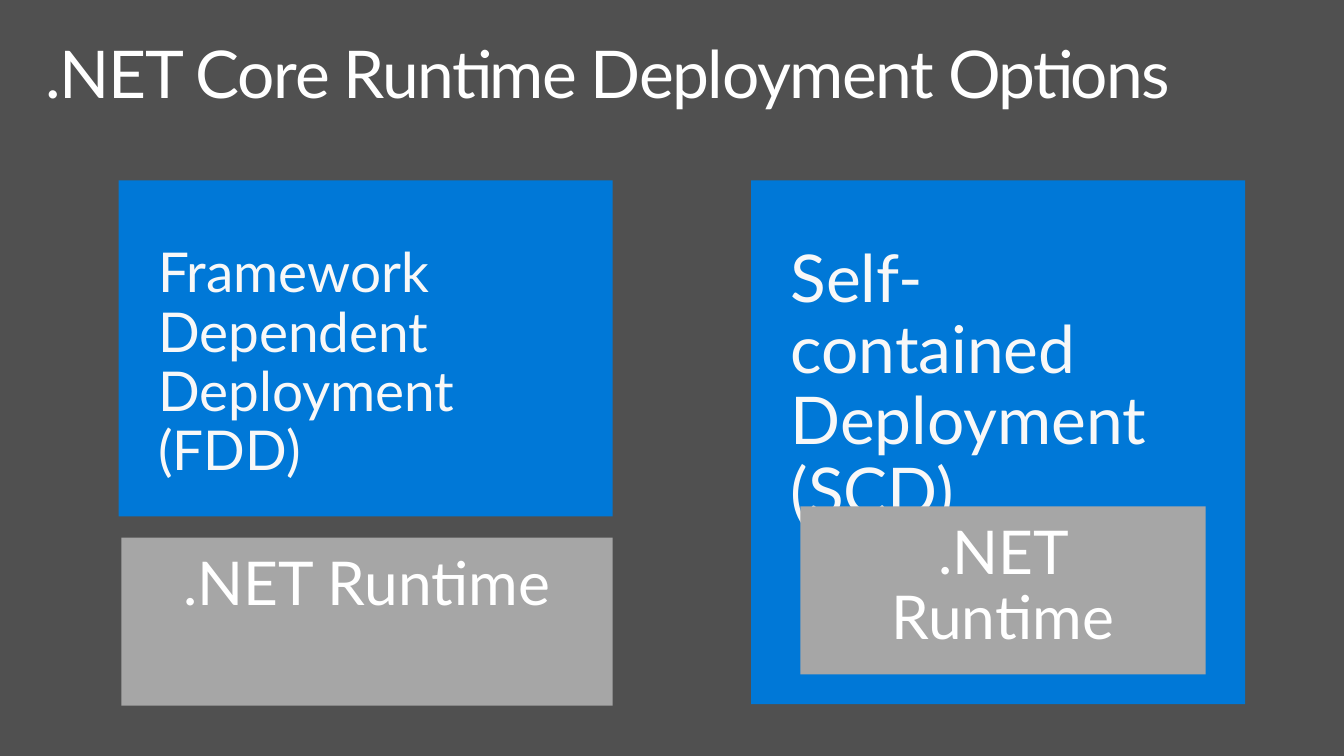
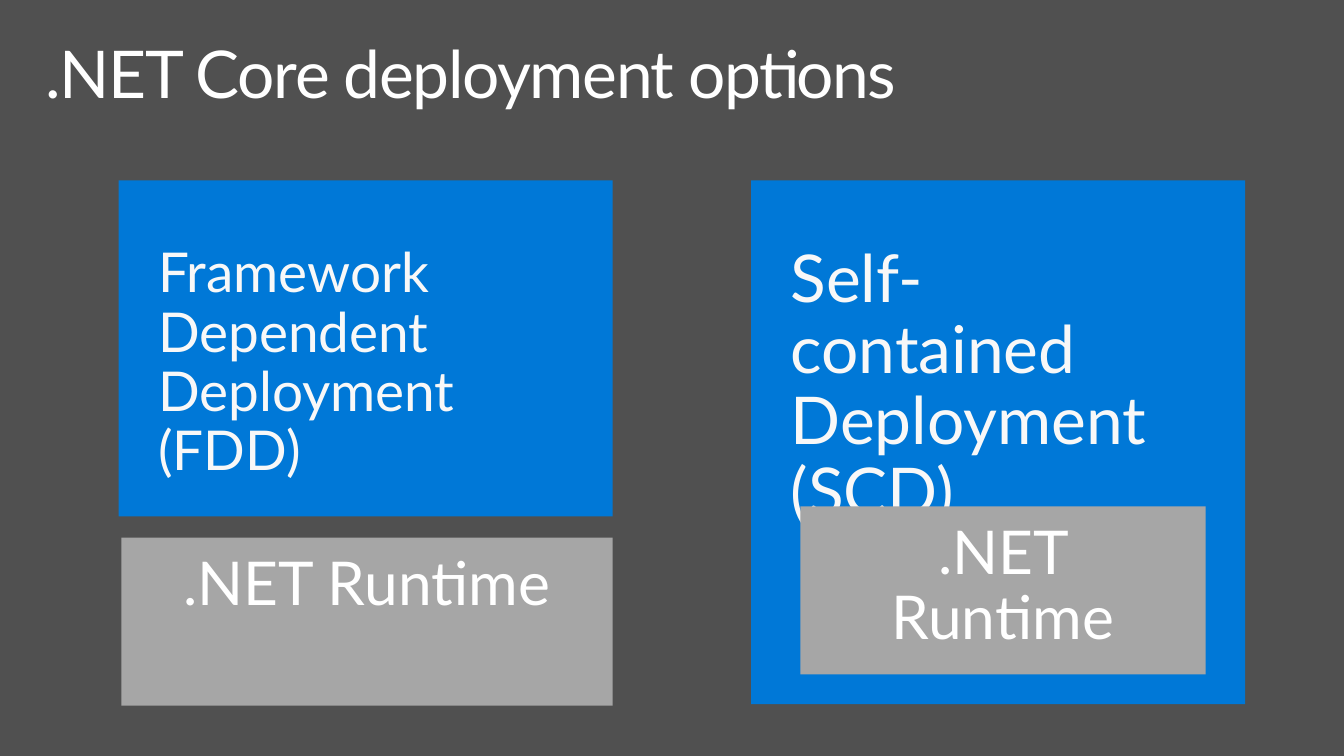
Before and after one commit to spboyer/angular-aspnetcore-workshop, a slide deck: slide 14 of docs/1-Overview-Setup-and-Getting-Started/netcore-workshop-overview-tools.pptx (slide 13 before the commit). Drawn at 1344x756 pixels with LibreOffice and Linux fonts; fonts in the diff are those of the drawing; background and template pictures are left out. Boxes give left, top, right and bottom in pixels: in the first picture for what was removed or moved away, otherwise in the second. Text is boxed around its words. In the diff, an @@ line names an element or a change of style, - is before the commit and + after.

Commit message:
.NET Core deck updates

```diff
--- a/docs/1-Overview-Setup-and-Getting-Started/netcore-workshop-overview-tools.pptx
+++ b/docs/1-Overview-Setup-and-Getting-Started/netcore-workshop-overview-tools.pptx
@@ title at (x1=45, y1=49, x2=897, y2=110): text changed @@
-.NET Core Runtime Deployment Options
+.NET Core deployment options
```
Also in this commit, not shown: 8 other slides changed, 3 slides added, 11 slides removed.
